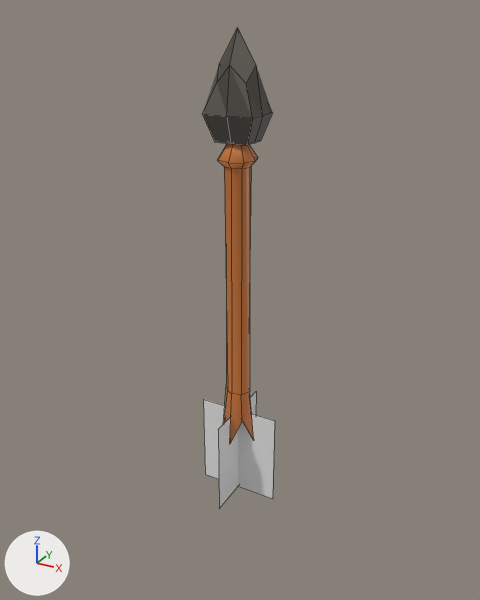
The Blender file Assets/Models/LevelObjects/Entities/Arrow.blend, before and after one commit.
The view is the same before and after, from a camera (50 mm lens) standing at (2.62, -4.73, 2.05) and looking at (-0.03, 0.09, -0.36). The lights are fixed; the arrows at lower left show +X, +Y and +Z. Mesh edges are drawn as thin lines.

Objects in the first picture: 'Blade', 'Plane', 'Plane.001', 'Shaft'.
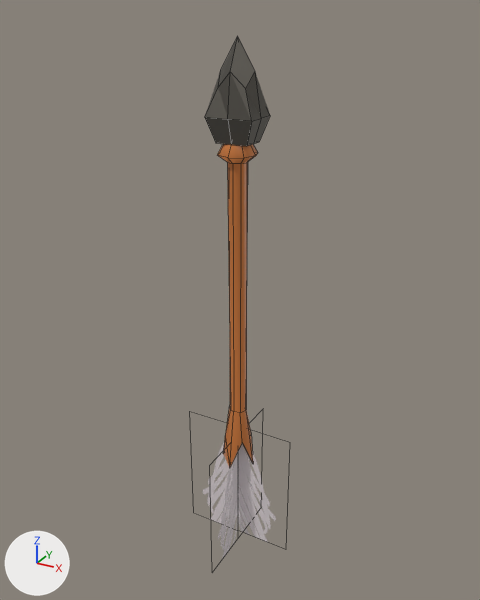
Commit message: improved model of arrow

Boxes [x1, y1, x2, y2] around the edits, measured in the pictures (480 x 600 px; the box of a moved part takes in the faces that stretch with it):
'Shaft', reshaped, moved, rescaled (8% taller)
    before: [217, 143, 258, 443]
    after: [217, 144, 258, 467]
'Blade', moved, rescaled (7% narrower, 7% shorter)
    before: [202, 27, 272, 145]
    after: [205, 36, 270, 146]
'Plane', deleted
    before: [203, 399, 275, 499]
'Feather', added
    after: [203, 441, 276, 542]
'Plane.001', deleted
    before: [218, 392, 256, 508]
'Feather_2', added
    after: [218, 452, 254, 559]
part 1 of me_cube, moved or reshaped
    before: [218, 160, 255, 443]
    after: [218, 155, 255, 467]

Patch to the scene script:
```diff
--- a/Assets/Models/LevelObjects/Entities/Arrow.blend.py
+++ b/Assets/Models/LevelObjects/Entities/Arrow.blend.py
@@ mat_feather @@
+mat_feather = bpy.data.materials.new('Feather')
+# uses the picture img_feather
@@ me_cube @@
 me_cube.from_pydata(...)  # 42 vertices, 40 faces; spans x -1.22..1.22, y -1.18..1.18, z -1.35..1.2
 # used by ob_shaft; location = (0.0, 0.0, -0.248); scale = (0.14, 0.14, 1.12)
-me_cube.vertices[0].co = (0.58, 0.56, 1.0)  # pixel (251, 165)
-me_cube.vertices[2].co = (0.58, -0.56, 1.0)  # pixel (241, 168)
-me_cube.vertices[4].co = (-0.58, 0.56, 1.0)
-me_cube.vertices[6].co = (-0.58, -0.56, 1.0)  # pixel (224, 166)
-me_cube.vertices[9].co = (0.0, -0.75, 1.0)  # pixel (231, 168)
-me_cube.vertices[11].co = (0.0, 0.75, 1.0)
-me_cube.vertices[13].co = (0.78, 0.0, 1.0)  # pixel (249, 167)
-me_cube.vertices[14].co = (-0.78, 0.0, 1.0)
-me_cube.vertices[34].co = (0.52, 0.5, -0.89)
-me_cube.vertices[35].co = (-0.52, -0.5, -0.89)  # pixel (227, 390)
-me_cube.vertices[36].co = (0.52, -0.5, -0.89)  # pixel (241, 394)
-me_cube.vertices[37].co = (-0.52, 0.5, -0.89)
-me_cube.vertices[38].co = (0.0, 0.86, -0.87)
-me_cube.vertices[39].co = (0.0, -0.86, -0.87)  # pixel (231, 393)
-me_cube.vertices[40].co = (0.9, 0.0, -0.87)  # pixel (249, 391)
-me_cube.vertices[41].co = (-0.9, 0.0, -0.87)  # pixel (226, 384)
+# me_cube part 1
+me_cube.vertices[0].co = (0.45, 0.43, 1.0)  # pixel (247, 161)
+me_cube.vertices[2].co = (0.45, -0.43, 1.0)  # pixel (240, 163)
+me_cube.vertices[4].co = (-0.45, 0.43, 1.0)
+me_cube.vertices[6].co = (-0.45, -0.43, 1.0)  # pixel (227, 162)
+me_cube.vertices[9].co = (0.0, -0.57, 1.0)  # pixel (232, 163)
+me_cube.vertices[11].co = (0.0, 0.57, 1.0)
+me_cube.vertices[13].co = (0.6, 0.0, 1.0)  # pixel (246, 162)
+me_cube.vertices[14].co = (-0.6, 0.0, 1.0)
+me_cube.vertices[34].co = (0.37, 0.36, -0.89)  # pixel (245, 407)
+me_cube.vertices[35].co = (-0.37, -0.36, -0.89)  # pixel (230, 409)
+me_cube.vertices[36].co = (0.37, -0.36, -0.89)  # pixel (240, 412)
+me_cube.vertices[37].co = (-0.37, 0.36, -0.89)
+me_cube.vertices[38].co = (0.0, 0.62, -0.88)
+me_cube.vertices[39].co = (0.0, -0.62, -0.88)  # pixel (233, 411)
+me_cube.vertices[40].co = (0.65, 0.0, -0.88)  # pixel (246, 409)
+me_cube.vertices[41].co = (-0.65, 0.0, -0.88)  # pixel (229, 404)
 me_cube.materials.append(mat_shaft)
@@ ob_shaft @@
 ob_shaft = bpy.data.objects.new('Shaft', me_cube)
-ob_shaft.location = (0.0, 0.0, -0.248)
-ob_shaft.scale = (0.14, 0.14, 1.12)
+ob_shaft.location = (0.0, 0.0, -0.346)
+ob_shaft.scale = (0.14, 0.14, 1.25)
@@ ob_blade @@
 ob_blade = bpy.data.objects.new('Blade', me_cube_001)
-ob_blade.location = (0.0, 0.0, 1.503)
-ob_blade.scale = (0.21, 0.21, 0.21)
+ob_blade.location = (0.0, 0.0, 1.467)
+ob_blade.scale = (0.197, 0.197, 0.197)
@@ ob_plane @@
-ob_plane = bpy.data.objects.new('Plane', me_plane)
@@ ob_plane_001 @@
-ob_plane_001 = bpy.data.objects.new('Plane.001', me_plane_001)
@@ ob_feather_2 @@
+ob_feather_2 = bpy.data.objects.new('Feather_2', me_plane_001_1)  # 6 vertices, 2 faces; spans x -1.0..1.0, y -1.0..1.0, z 0.0
+ob_feather_2.location = (0.0, 0.0, -2.403)
+ob_feather_2.rotation_euler = (0.0, 4.712, 0.0)  # degrees (0, 270, 0)
+ob_feather_2.scale = (0.648, 0.534, 0.648)
@@ ob_feather @@
+ob_feather = bpy.data.objects.new('Feather', me_plane_1)  # 6 vertices, 2 faces; spans x -1.0..1.0, y -1.0..1.0, z 0.0
+ob_feather.location = (0.0, 0.0, -2.303)
+ob_feather.rotation_euler = (0.0, 4.712, -1.571)  # degrees (0, 270, -90)
+ob_feather.scale = (0.648, 0.553, 0.648)
```
